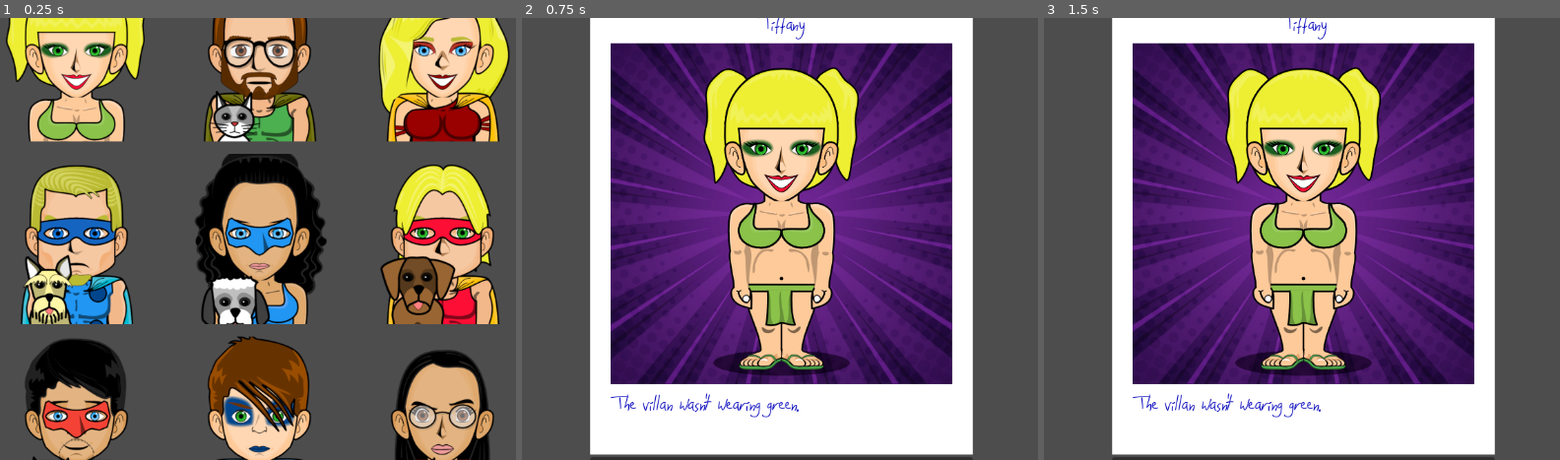
Above: before the commit, frames 1-3 (left to right).
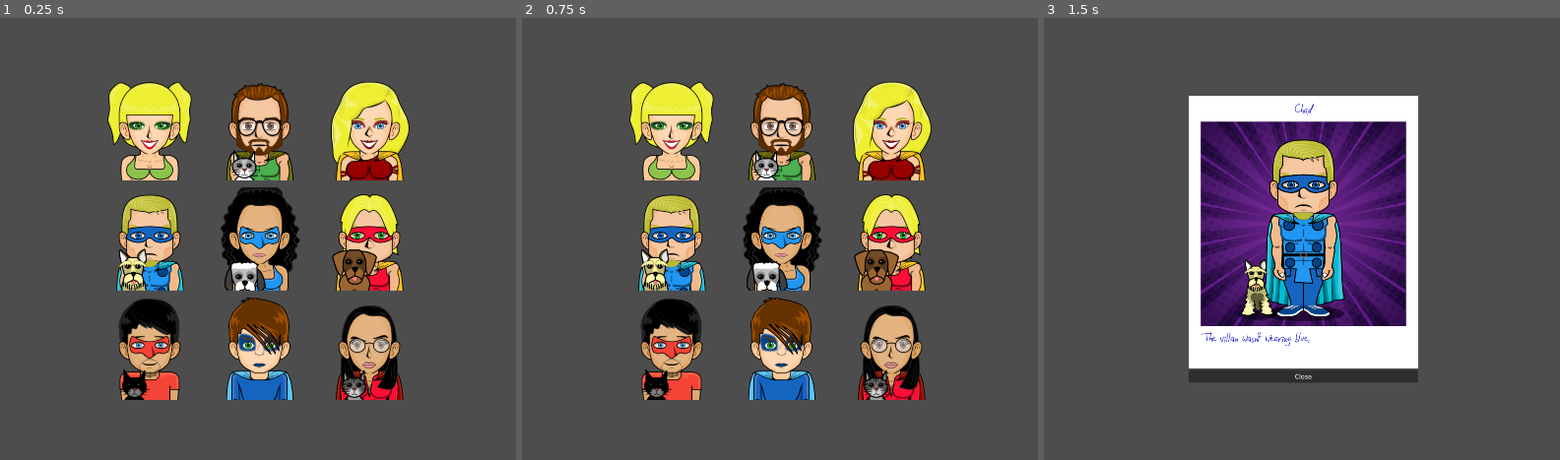
Above: after the commit, the same moments.

Repository: grapejamgames/a_hero_stole_my_wallet
Game: Godot game, scene res://game_round/scene_game_round.tscn
Same seed, same stepped clock (60 frames per second), same inputs: the game is played once before the commit and once after it.
Inputs (mouse positions are in pixels of both pictures, inside the frame that each line leads up to):
- Up to frame 1 (0.25 s): no input
- Up to frame 2 (0.75 s): tap Enter at 0.5 s; move the mouse to (599, 57) at 0.52 s; click (599, 57) at 0.67 s
- Up to frame 3 (1.5 s): tap Space at 1.25 s; move the mouse to (1147, 261) at 1.27 s; click (1147, 261) at 1.42 s

The runs differ from the first frame. In frame 1, 65% of the frame differs, in the area x 1-99%, y 0-100%; in frame 2, 73%, in the area x 13-88%, y 0-100%; in frame 3, 69%.

Commit message:
Dynamic number of heroes

Diff:
--- a/a_hero_stole_my_wallet/UI/Scenes/GamePlay.tscn
+++ b/a_hero_stole_my_wallet/UI/Scenes/GamePlay.tscn
@@ -1,17 +1,17 @@
 [gd_scene load_steps=16 format=3 uid="uid://d2lifsdnf528a"]
 
-[ext_resource type="Script" uid="uid://3qd81cpsdfnu" path="res://Scripts/game_play.gd" id="1_82qy8"]
-[ext_resource type="PackedScene" uid="uid://cauvtfrainhwp" path="res://Scenes/hero_headshot.tscn" id="1_wqapa"]
-[ext_resource type="Resource" uid="uid://c2mulx2tsjpuw" path="res://HeroDescriptions/bear_description.tres" id="2_i2hf2"]
-[ext_resource type="Resource" uid="uid://cl5y6q110wdfb" path="res://Art/tiffany_description.tres" id="3_82qy8"]
-[ext_resource type="Resource" uid="uid://p7s5v6sc41i8" path="res://HeroDescriptions/margot_description.tres" id="3_i2hf2"]
-[ext_resource type="Resource" uid="uid://bs31333sgff6o" path="res://HeroDescriptions/brittney_description.tres" id="4_0wac4"]
-[ext_resource type="Resource" uid="uid://blrdyq7vwxuuy" path="res://HeroDescriptions/chad_description.tres" id="5_0mu5b"]
-[ext_resource type="Resource" uid="uid://b28mh2waa3e2s" path="res://HeroDescriptions/owen_description.tres" id="7_ail8s"]
-[ext_resource type="Resource" uid="uid://ct45urkxa8vkx" path="res://HeroDescriptions/philip_description.tres" id="8_82qy8"]
-[ext_resource type="Resource" uid="uid://lu61g6poi1c6" path="res://HeroDescriptions/simon_description.tres" id="9_vbmjt"]
-[ext_resource type="Resource" uid="uid://do0usik5lxpmn" path="res://HeroDescriptions/sophia_description.tres" id="10_axlnd"]
-[ext_resource type="PackedScene" uid="uid://dyqyg2x0ob4ks" path="res://Scenes/examine_polaroid.tscn" id="11_ail8s"]
+[ext_resource type="Script" uid="uid://3qd81cpsdfnu" path="res://UI/Scripts/game_play.gd" id="1_82qy8"]
+[ext_resource type="PackedScene" uid="uid://cauvtfrainhwp" path="res://UI/Scenes/hero_headshot.tscn" id="1_wqapa"]
+[ext_resource type="Resource" uid="uid://c2mulx2tsjpuw" path="res://UI/HeroDescriptions/bear_description.tres" id="2_i2hf2"]
+[ext_resource type="Resource" uid="uid://cl5y6q110wdfb" path="res://UI/HeroDescriptions/tiffany_description.tres" id="3_82qy8"]
+[ext_resource type="Resource" uid="uid://p7s5v6sc41i8" path="res://UI/HeroDescriptions/margot_description.tres" id="3_i2hf2"]
+[ext_resource type="Resource" uid="uid://bs31333sgff6o" path="res://UI/HeroDescriptions/brittney_description.tres" id="4_0wac4"]
+[ext_resource type="Resource" uid="uid://blrdyq7vwxuuy" path="res://UI/HeroDescriptions/chad_description.tres" id="5_0mu5b"]
+[ext_resource type="Resource" uid="uid://b28mh2waa3e2s" path="res://UI/HeroDescriptions/owen_description.tres" id="7_ail8s"]
+[ext_resource type="Resource" uid="uid://ct45urkxa8vkx" path="res://UI/HeroDescriptions/philip_description.tres" id="8_82qy8"]
+[ext_resource type="Resource" uid="uid://lu61g6poi1c6" path="res://UI/HeroDescriptions/simon_description.tres" id="9_vbmjt"]
+[ext_resource type="Resource" uid="uid://do0usik5lxpmn" path="res://UI/HeroDescriptions/sophia_description.tres" id="10_axlnd"]
+[ext_resource type="PackedScene" uid="uid://dyqyg2x0ob4ks" path="res://UI/Scenes/examine_polaroid.tscn" id="11_ail8s"]
 
 [sub_resource type="StyleBoxEmpty" id="StyleBoxEmpty_82qy8"]
 
--- a/a_hero_stole_my_wallet/game_round/components/scene_hero.tscn
+++ b/a_hero_stole_my_wallet/game_round/components/scene_hero.tscn
@@ -2,5 +2,5 @@
 
 [ext_resource type="Script" uid="uid://d2147istdhnpk" path="res://game_round/components/script_hero.gd" id="1_780bu"]
 
-[node name="Hero" type="Node" groups=["heroes", "not_guilty"]]
+[node name="Hero" type="Node"]
 script = ExtResource("1_780bu")
--- a/a_hero_stole_my_wallet/game_round/scene_game_round.tscn
+++ b/a_hero_stole_my_wallet/game_round/scene_game_round.tscn
@@ -40,16 +40,28 @@
 
 [node name="Heroes" type="Node" parent="."]
 
-[node name="Margot" parent="Heroes" instance=ExtResource("2_j3rtm")]
+[node name="Angela" parent="Heroes" instance=ExtResource("2_j3rtm")]
 _description = Dictionary[String, Array]({
 "beard": ["false"],
-"cape": ["false"],
+"cape": ["true"],
 "costume": ["blue"],
-"eyes": ["blue"],
-"glasses": ["false"],
-"hair": ["black"],
+"eyes": ["brown"],
+"glasses": ["true"],
+"hair": ["brown"],
+"makeup": ["true"],
+"mask": ["false"]
+})
+
+[node name="Bear" parent="Heroes" instance=ExtResource("2_j3rtm")]
+_description = Dictionary[String, Array]({
+"beard": ["true"],
+"cape": ["true"],
+"costume": ["green"],
+"eyes": ["brown"],
+"glasses": ["true"],
+"hair": ["brown"],
 "makeup": ["false"],
-"mask": ["true"]
+"mask": ["false"]
 })
 
 [node name="Brittney" parent="Heroes" instance=ExtResource("2_j3rtm")]
@@ -64,18 +76,6 @@
 "mask": ["false"]
 })
 
-[node name="Phillip" parent="Heroes" instance=ExtResource("2_j3rtm")]
-_description = Dictionary[String, Array]({
-"beard": ["true"],
-"cape": ["false"],
-"costume": ["red"],
-"eyes": ["blue"],
-"glasses": ["false"],
-"hair": ["black"],
-"makeup": ["false"],
-"mask": ["true"]
-})
-
 [node name="Chad" parent="Heroes" instance=ExtResource("2_j3rtm")]
 _description = Dictionary[String, Array]({
 "beard": ["true"],
@@ -88,28 +88,52 @@
 "mask": ["true"]
 })
 
-[node name="Sophia" parent="Heroes" instance=ExtResource("2_j3rtm")]
+[node name="Claire" parent="Heroes" instance=ExtResource("2_j3rtm")]
+_description = Dictionary[String, Array]({
+"beard": ["false"],
+"cape": ["true"],
+"costume": ["green"],
+"eyes": ["green"],
+"glasses": ["true"],
+"hair": ["brown"],
+"makeup": ["false"],
+"mask": ["false"]
+})
+
+[node name="Margot" parent="Heroes" instance=ExtResource("2_j3rtm")]
+_description = Dictionary[String, Array]({
+"beard": ["false"],
+"cape": ["false"],
+"costume": ["blue"],
+"eyes": ["blue"],
+"glasses": ["false"],
+"hair": ["black"],
+"makeup": ["false"],
+"mask": ["true"]
+})
+
+[node name="Owen" parent="Heroes" instance=ExtResource("2_j3rtm")]
 _description = Dictionary[String, Array]({
 "beard": ["false"],
 "cape": ["true"],
 "costume": ["red"],
-"eyes": ["brown"],
-"glasses": ["true"],
+"eyes": ["green"],
+"glasses": ["false"],
+"hair": ["blond"],
+"makeup": ["false"],
+"mask": ["true"]
+})
+
+[node name="Phillip" parent="Heroes" instance=ExtResource("2_j3rtm")]
+_description = Dictionary[String, Array]({
+"beard": ["true"],
+"cape": ["false"],
+"costume": ["red"],
+"eyes": ["blue"],
+"glasses": ["false"],
 "hair": ["black"],
 "makeup": ["false"],
-"mask": ["false"]
-})
-
-[node name="Angela" parent="Heroes" instance=ExtResource("2_j3rtm")]
-_description = Dictionary[String, Array]({
-"beard": ["false"],
-"cape": ["true"],
-"costume": ["blue"],
-"eyes": ["brown"],
-"glasses": ["true"],
-"hair": ["brown"],
-"makeup": ["true"],
-"mask": ["false"]
+"mask": ["true"]
 })
 
 [node name="Ralph" parent="Heroes" instance=ExtResource("2_j3rtm")]
@@ -124,14 +148,26 @@
 "mask": ["false"]
 })
 
-[node name="Bear" parent="Heroes" instance=ExtResource("2_j3rtm")]
+[node name="Simon" parent="Heroes" instance=ExtResource("2_j3rtm")]
 _description = Dictionary[String, Array]({
-"beard": ["true"],
+"beard": ["false"],
 "cape": ["true"],
-"costume": ["green"],
+"costume": ["blue"],
+"eyes": ["green"],
+"glasses": ["false"],
+"hair": ["brown"],
+"makeup": ["true"],
+"mask": ["false"]
+})
+
+[node name="Sophia" parent="Heroes" instance=ExtResource("2_j3rtm")]
+_description = Dictionary[String, Array]({
+"beard": ["false"],
+"cape": ["true"],
+"costume": ["red"],
 "eyes": ["brown"],
 "glasses": ["true"],
-"hair": ["brown"],
+"hair": ["black"],
 "makeup": ["false"],
 "mask": ["false"]
 })
@@ -148,40 +184,4 @@
 "mask": ["false"]
 })
 
-[node name="Claire" parent="Heroes" instance=ExtResource("2_j3rtm")]
-_description = Dictionary[String, Array]({
-"beard": ["false"],
-"cape": ["true"],
-"costume": ["green"],
-"eyes": ["green"],
-"glasses": ["true"],
-"hair": ["brown"],
-"makeup": ["false"],
-"mask": ["false"]
-})
-
-[node name="Owen" parent="Heroes" instance=ExtResource("2_j3rtm")]
-_description = Dictionary[String, Array]({
-"beard": ["false"],
-"cape": ["true"],
-"costume": ["red"],
-"eyes": ["green"],
-"glasses": ["false"],
-"hair": ["blond"],
-"makeup": ["false"],
-"mask": ["true"]
-})
-
-[node name="Simon" parent="Heroes" instance=ExtResource("2_j3rtm")]
-_description = Dictionary[String, Array]({
-"beard": ["false"],
-"cape": ["true"],
-"costume": ["blue"],
-"eyes": ["green"],
-"glasses": ["false"],
-"hair": ["brown"],
-"makeup": ["true"],
-"mask": ["false"]
-})
-
 [node name="Control" parent="." instance=ExtResource("4_2ihug")]
--- a/a_hero_stole_my_wallet/game_round/script_game_round.gd
+++ b/a_hero_stole_my_wallet/game_round/script_game_round.gd
@@ -3,7 +3,7 @@
 
 @export var _number_of_heroes : int
 
-var heroes : Array[Node]
+var selected_heroes : Array[Node]
 var attributes : Array[Node]
 var rand_num := RandomNumberGenerator.new()
 var guilty_hero : Node
@@ -16,9 +16,9 @@
 
 # Called when the node enters the scene tree for the first time.
 func _ready() -> void:
-	heroes = get_tree().get_nodes_in_group("heroes")
-	if heroes.is_empty():
-		print("No heroes found")
+	get_random_heroes(_number_of_heroes)
+	if selected_heroes.is_empty():
+		print("No heroes selected")
 		return
 
 	get_tree().call_group("attributes", "validate")
@@ -27,11 +27,11 @@
 		print("No attributes found")
 		return
 
-	guilty_hero = choose_guilty_hero()
+	not_guilty_heroes = selected_heroes.duplicate(true)
+	guilty_hero = choose_guilty_hero(not_guilty_heroes)
 	guilty_hero.remove_from_group("not_guilty")
 	guilty_hero.my_statement = guilty_hero.get_statement_about_me(false)
 
-	not_guilty_heroes = get_tree().get_nodes_in_group("not_guilty")
 	for hero in not_guilty_heroes:
 		# Todo check for dupes
 		hero.my_statement = guilty_hero.get_statement_about_me(true)
@@ -39,21 +39,32 @@
 	console_output()
 
 
-func choose_guilty_hero() -> Node:
-	return get_random_hero()
+func choose_guilty_hero(heroes : Array[Node]) -> Node:
+	return pop_random_hero(heroes)
 
 
-func get_random_hero() -> Node:
-	if heroes:
-		var rand_int = rand_num.randi_range(0, heroes.size() - 1)
-		return heroes[rand_int]
+# pick a random value from the array but then remove it from the array
+# so that subsequent selections don't repeat
+func pop_random_hero(hero_list : Array[Node]) -> Node:
+	if hero_list:
+		var selected = hero_list.pick_random()
+		hero_list.erase(selected)
+		return selected
 	return null
 
+
 func console_output() -> void:
-	print("The heroes are: ")
-	for hero in heroes:
+	print("The selected heroes are: ")
+	for hero in selected_heroes:
 		print(hero.name, " : ", hero.get_description())
 
 	print("The guilty hero is ", guilty_hero.name )
-	for hero in heroes:
+	for hero in selected_heroes:
 		print(hero.name, " said ", hero.my_statement)
+
+
+func get_random_heroes(number_of_heroes : int) -> Array[Node]:
+	var unselected_heroes : Array[Node] = $Heroes.get_children()
+	for i in range(number_of_heroes):
+		selected_heroes.push_back(pop_random_hero(unselected_heroes))
+	return selected_heroes
--- a/a_hero_stole_my_wallet/project.godot
+++ b/a_hero_stole_my_wallet/project.godot
@@ -20,6 +20,11 @@
 
 Adlibs="*res://autoload_adlibs.gd"
 
+[display]
+
+window/size/viewport_width=1920
+window/size/viewport_height=1080
+
 [dotnet]
 
 project/assembly_name="A Hero Stole My Wallet"
Binary file removed: a_hero_stole_my_wallet/Assets/Heroes/hero_image_angela.jpg
Not shown, removed: a_hero_stole_my_wallet/Assets/Heroes/hero_image_angela.jpg.import
Binary file removed: a_hero_stole_my_wallet/Assets/Heroes/hero_image_bear.jpg
Not shown, removed: a_hero_stole_my_wallet/Assets/Heroes/hero_image_bear.jpg.import
Binary file removed: a_hero_stole_my_wallet/Assets/Heroes/hero_image_brittney.jpg
Not shown, removed: a_hero_stole_my_wallet/Assets/Heroes/hero_image_brittney.jpg.import
Binary file removed: a_hero_stole_my_wallet/Assets/Heroes/hero_image_chad.jpg
Not shown, removed: a_hero_stole_my_wallet/Assets/Heroes/hero_image_chad.jpg.import
Binary file removed: a_hero_stole_my_wallet/Assets/Heroes/hero_image_claire.jpg
Not shown, removed: a_hero_stole_my_wallet/Assets/Heroes/hero_image_claire.jpg.import
Binary file removed: a_hero_stole_my_wallet/Assets/Heroes/hero_image_margot.jpg
Not shown, removed: a_hero_stole_my_wallet/Assets/Heroes/hero_image_margot.jpg.import
(and 37 more such lines)
